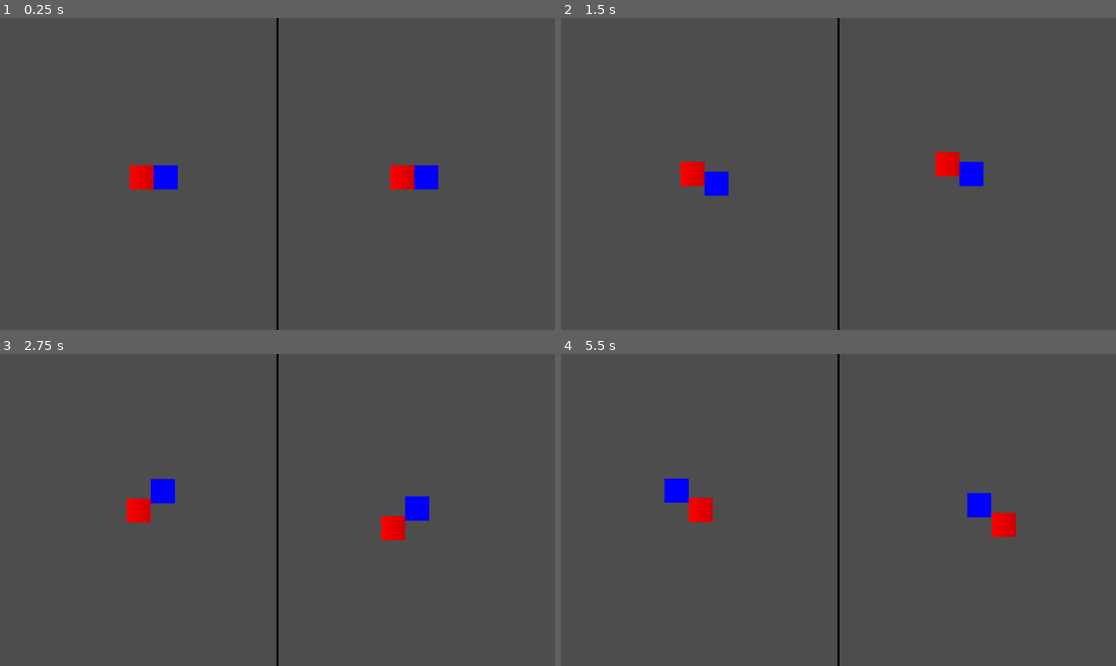
Above: before the commit, frames 1-4 (two rows, left to right).
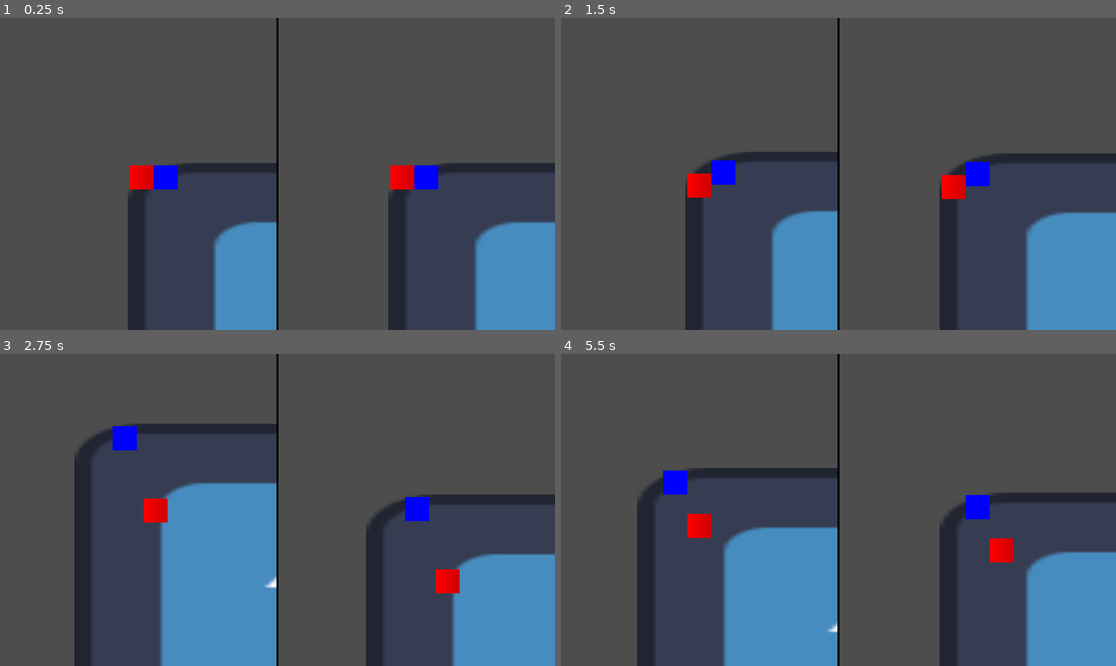
Above: after the commit, the same moments.

Repository: real-chicken-master/GDD112TempName
Game: Godot game, scene res://UI/splitscreen.tscn
The game is run twice, just before and just after one commit, with the same random seed, the same clock (stepped at 60 frames per second) and the same inputs. The engine's default icon, where the game draws it, is replaced by a stand-in: a white triangle on a blue panel in a dark square.
Inputs:
- Up to frame 1 (0.25 s): no input
- Up to frame 2 (1.5 s): tap Enter at 0.5 s; hold D (right1, bound only after the commit) 0.53-1.28 s; tap Down (down2, bound only after the commit) at 0.6 s; tap Left (left2, bound only after the commit) at 0.8, 1.35 s; hold S (down1, bound only after the commit) from 1.28 s (still down)
- Up to frame 3 (2.75 s): tap Right (right2, bound only after the commit) at 1.55, 2.1 s; release S (down1, bound only after the commit) at 2.03 s; hold D (right1, bound only after the commit) from 2.03 s (still down); tap Up (up2, bound only after the commit) at 2.3 s
- Up to frame 4 (5.5 s): release D (right1, bound only after the commit) at 2.78 s; hold W (up1, bound only after the commit) 2.78-3.53 s; tap Up (up2, bound only after the commit) at 2.85, 5.3 s; tap Down (down2, bound only after the commit) at 3.05, 3.6 s; hold A (left1, bound only after the commit) 3.53-5.03 s; tap Left (left2, bound only after the commit) at 3.8, 4.35 s; tap Right (right2, bound only after the commit) at 4.55, 5.1 s; hold S (down1, bound only after the commit) from 5.03 s (still down)

The runs differ from the first frame. In frame 1, 13% of the frame differs, in the area x 23-100%, y 46-100%; in frame 2, 17%; in frame 3, 27%, in the area x 13-100%, y 22-100%; in frame 4, 22%.

Commit message:
finished player movement update

Diff:
--- a/UI/splitscreen.tscn
+++ b/UI/splitscreen.tscn
@@ -53,7 +53,7 @@
 
 [node name="SubViewport" type="SubViewport" parent="HBoxContainer/SubViewportContainer"]
 handle_input_locally = false
-size = Vector2i(574, 648)
+size = Vector2i(2, 2)
 render_target_update_mode = 4
 script = SubResource("GDScript_3ulip")
 
@@ -73,7 +73,7 @@
 
 [node name="SubViewport" type="SubViewport" parent="HBoxContainer/SubViewportContainer2"]
 handle_input_locally = false
-size = Vector2i(574, 648)
+size = Vector2i(2, 2)
 render_target_update_mode = 4
 script = SubResource("GDScript_eexgl")
 
--- a/lobby/main_lobby.tscn
+++ b/lobby/main_lobby.tscn
@@ -1,10 +1,16 @@
-[gd_scene load_steps=4 format=3 uid="uid://dxtgtd1cq23fw"]
+[gd_scene load_steps=5 format=3 uid="uid://dxtgtd1cq23fw"]
 
+[ext_resource type="Texture2D" uid="uid://bkouh6s03pmye" path="res://icon.svg" id="1_8val3"]
 [ext_resource type="PackedScene" uid="uid://c6mx5yrnxiiqu" path="res://lobby/minigame_1.tscn" id="1_x04k7"]
 [ext_resource type="PackedScene" uid="uid://bvxji66hx528i" path="res://lobby/minigame_2.tscn" id="2_d72ml"]
 [ext_resource type="PackedScene" uid="uid://bwqor80lqgqvq" path="res://lobby/minigame_3.tscn" id="3_ufeh7"]
 
 [node name="Main Lobby" type="Node2D"]
+
+[node name="Icon" type="Sprite2D" parent="."]
+position = Vector2(575, 324.5)
+scale = Vector2(9.04688, 5.14844)
+texture = ExtResource("1_8val3")
 
 [node name="Minigame Start" type="Node2D" parent="."]
 
--- a/players/player 2/player2.gd
+++ b/players/player 2/player2.gd
@@ -2,44 +2,20 @@
 
 
 
-const SPEED = 300.0
+const SPEED = 200.0
 var left = false
 var right = false
 var up = false
 var down = false
 
 
-func _process(delta):
-	if(left):
-		global_position.x -= SPEED * delta
-	if(right):
-		global_position.x += SPEED * delta
-	if(up):
-		global_position.y -= SPEED * delta
-	if(down):
-		global_position.y += SPEED * delta
+func _physics_process(delta):
+	var direction = Input.get_vector("left2","right2","up2","down2")
+	velocity = direction * SPEED
+	move_and_slide()
 
 
-func _input(event):
-	if event is InputEventKey:
-		if(event.pressed):
-			if event.keycode == KEY_LEFT:
-				left = true
-			if event.keycode == KEY_RIGHT:
-				right = true
-			if event.keycode == KEY_UP:
-				up = true
-			if event.keycode == KEY_DOWN:
-				down = true
-		if(event.is_released()):
-			if event.keycode == KEY_LEFT:
-				left = false
-			if event.keycode == KEY_RIGHT:
-				right = false
-			if event.keycode == KEY_UP:
-				up = false
-			if event.keycode == KEY_DOWN:
-				down = false
+
 
 
 func set_remote_transform(path):
--- a/players/player1/player1.gd
+++ b/players/player1/player1.gd
@@ -1,46 +1,19 @@
 extends CharacterBody2D
 
 
-const SPEED = 300.0
+const SPEED = 200.0
 var left = false
 var right = false
 var up = false
 var down = false
 
-var Xvelocity = 0
-var Yvelocity = 0
 
 
-func _process(delta):
-	if(left):
-		Xvelocity -= SPEED
-	if(right):
-		Xvelocity = SPEED
-	if(up):
-		Yvelocity = -SPEED
-	move_and_collide(Vector2(Xvelocity,Yvelocity))
 
-
-func _input(event):
-	if event is InputEventKey:
-		if(event.pressed):
-			if event.keycode == KEY_A:
-				left = true
-			if event.keycode == KEY_D:
-				right = true
-			if event.keycode == KEY_W:
-				Yvelocity -= SPEED
-			if event.keycode == KEY_S:
-				Yvelocity += SPEED
-		if(event.is_released()):
-			if event.keycode == KEY_A:
-				left = false
-			if event.keycode == KEY_D:
-				right = false
-			if event.keycode == KEY_W:
-				up = false
-			if event.keycode == KEY_S:
-				down = false
+func _physics_process(delta):
+	var direction = Input.get_vector("left1","right1","up1","down1")
+	velocity = direction * SPEED
+	move_and_slide()
 
 
 func set_remote_transform(path):
--- a/project.godot
+++ b/project.godot
@@ -23,6 +23,49 @@
 
 project/assembly_name="groupProject"
 
+[input]
+
+up1={
+"deadzone": 0.5,
+"events": [Object(InputEventKey,"resource_local_to_scene":false,"resource_name":"","device":-1,"window_id":0,"alt_pressed":false,"shift_pressed":false,"ctrl_pressed":false,"meta_pressed":false,"pressed":false,"keycode":0,"physical_keycode":87,"key_label":0,"unicode":119,"echo":false,"script":null)
+]
+}
+down1={
+"deadzone": 0.5,
+"events": [Object(InputEventKey,"resource_local_to_scene":false,"resource_name":"","device":-1,"window_id":0,"alt_pressed":false,"shift_pressed":false,"ctrl_pressed":false,"meta_pressed":false,"pressed":false,"keycode":0,"physical_keycode":83,"key_label":0,"unicode":115,"echo":false,"script":null)
+]
+}
+left1={
+"deadzone": 0.5,
+"events": [Object(InputEventKey,"resource_local_to_scene":false,"resource_name":"","device":-1,"window_id":0,"alt_pressed":false,"shift_pressed":false,"ctrl_pressed":false,"meta_pressed":false,"pressed":false,"keycode":0,"physical_keycode":65,"key_label":0,"unicode":97,"echo":false,"script":null)
+]
+}
+right1={
+"deadzone": 0.5,
+"events": [Object(InputEventKey,"resource_local_to_scene":false,"resource_name":"","device":-1,"window_id":0,"alt_pressed":false,"shift_pressed":false,"ctrl_pressed":false,"meta_pressed":false,"pressed":false,"keycode":0,"physical_keycode":68,"key_label":0,"unicode":100,"echo":false,"script":null)
+]
+}
+up2={
+"deadzone": 0.5,
+"events": [Object(InputEventKey,"resource_local_to_scene":false,"resource_name":"","device":-1,"window_id":0,"alt_pressed":false,"shift_pressed":false,"ctrl_pressed":false,"meta_pressed":false,"pressed":false,"keycode":0,"physical_keycode":4194320,"key_label":0,"unicode":0,"echo":false,"script":null)
+]
+}
+down2={
+"deadzone": 0.5,
+"events": [Object(InputEventKey,"resource_local_to_scene":false,"resource_name":"","device":-1,"window_id":0,"alt_pressed":false,"shift_pressed":false,"ctrl_pressed":false,"meta_pressed":false,"pressed":false,"keycode":0,"physical_keycode":4194322,"key_label":0,"unicode":0,"echo":false,"script":null)
+]
+}
+left2={
+"deadzone": 0.5,
+"events": [Object(InputEventKey,"resource_local_to_scene":false,"resource_name":"","device":-1,"window_id":0,"alt_pressed":false,"shift_pressed":false,"ctrl_pressed":false,"meta_pressed":false,"pressed":false,"keycode":0,"physical_keycode":4194319,"key_label":0,"unicode":0,"echo":false,"script":null)
+]
+}
+right2={
+"deadzone": 0.5,
+"events": [Object(InputEventKey,"resource_local_to_scene":false,"resource_name":"","device":-1,"window_id":0,"alt_pressed":false,"shift_pressed":false,"ctrl_pressed":false,"meta_pressed":false,"pressed":false,"keycode":0,"physical_keycode":4194321,"key_label":0,"unicode":0,"echo":false,"script":null)
+]
+}
+
 [layer_names]
 
 2d_physics/layer_1="players"
Not shown, added: players/player1/pla5B6.tmp
Not shown, added: players/player1/plaC494.tmp
